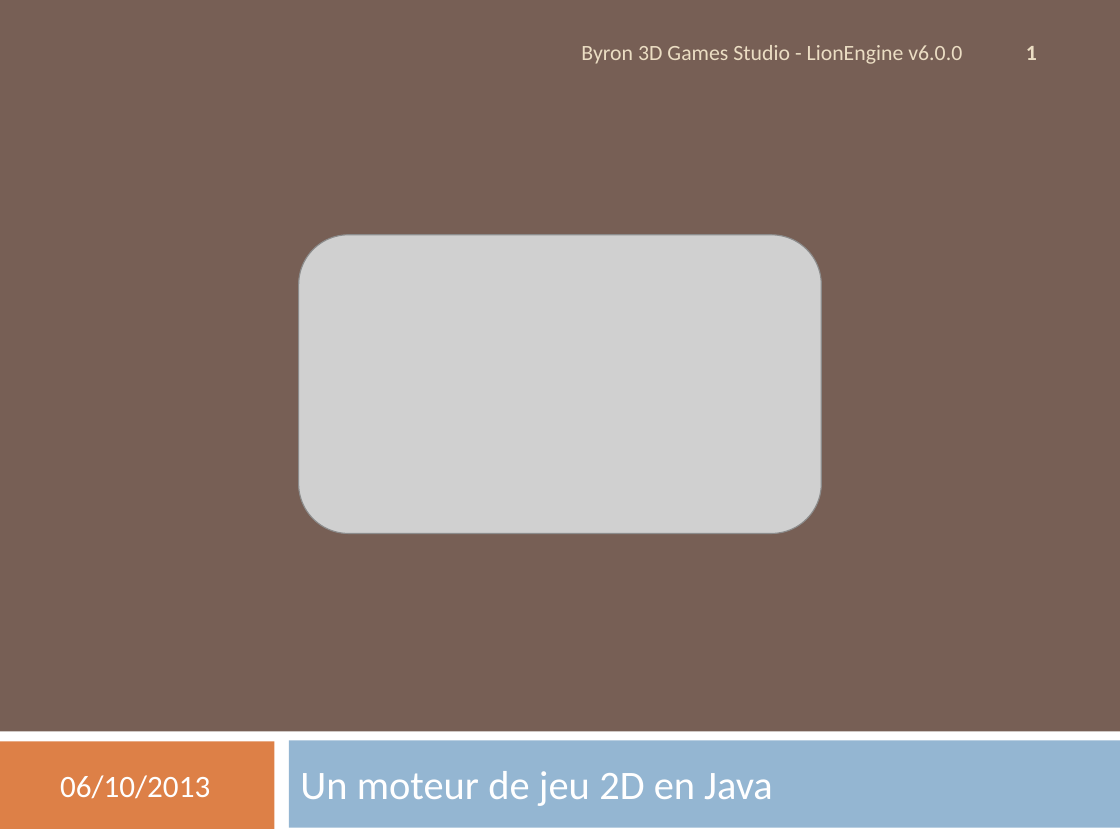
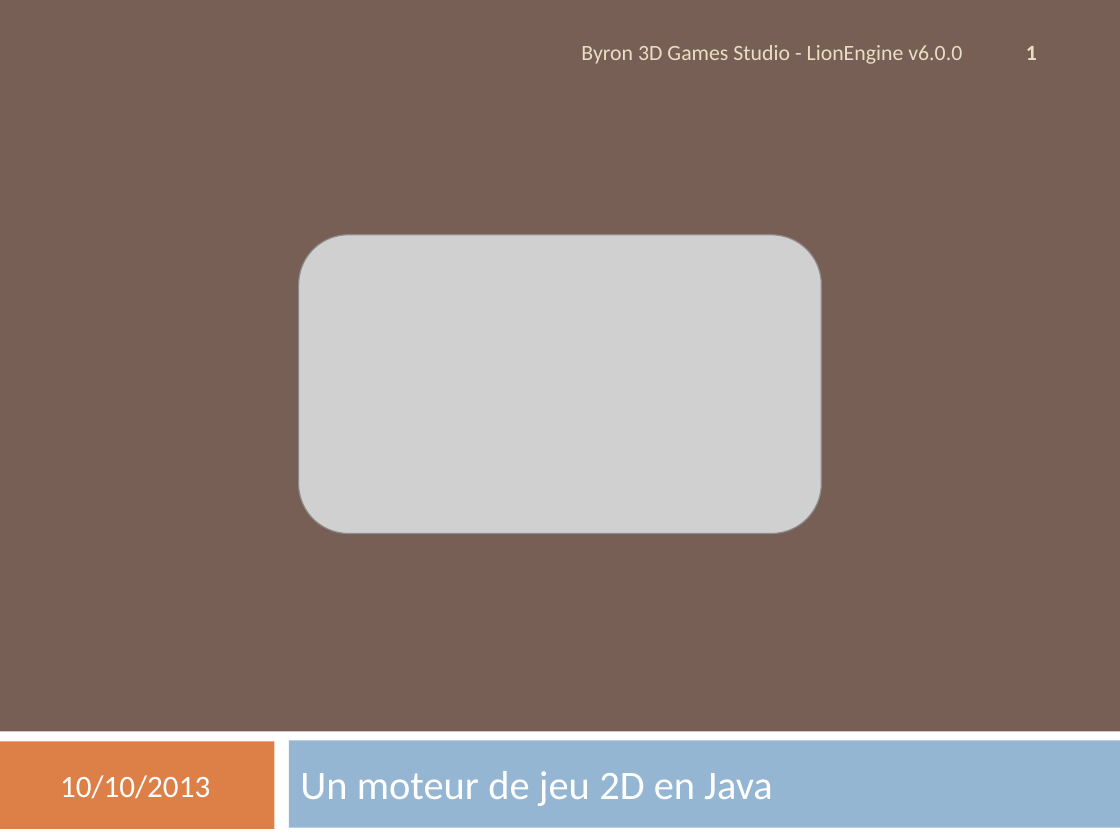
Before and after one commit to b3dgs/lionengine, a slide deck: slide 1 of doc/src/lionengine.pptx. Drawn at 1120x840 pixels with LibreOffice and Linux fonts; fonts in the diff are those of the drawing; grey boxes stand for pictures. Boxes give left, top, right and bottom in pixels: in the first picture for what was removed or moved away, otherwise in the second. Text is boxed around its words. In the diff, an @@ line names an element or a change of style, - is before the commit and + after.

```diff
--- a/doc/src/lionengine.pptx
+++ b/doc/src/lionengine.pptx
@@ text at (60,775,210,799): text changed @@
-06/10/2013
+10/10/2013
```
Also in this commit, not shown: 2 other slides changed, 14 other files.
